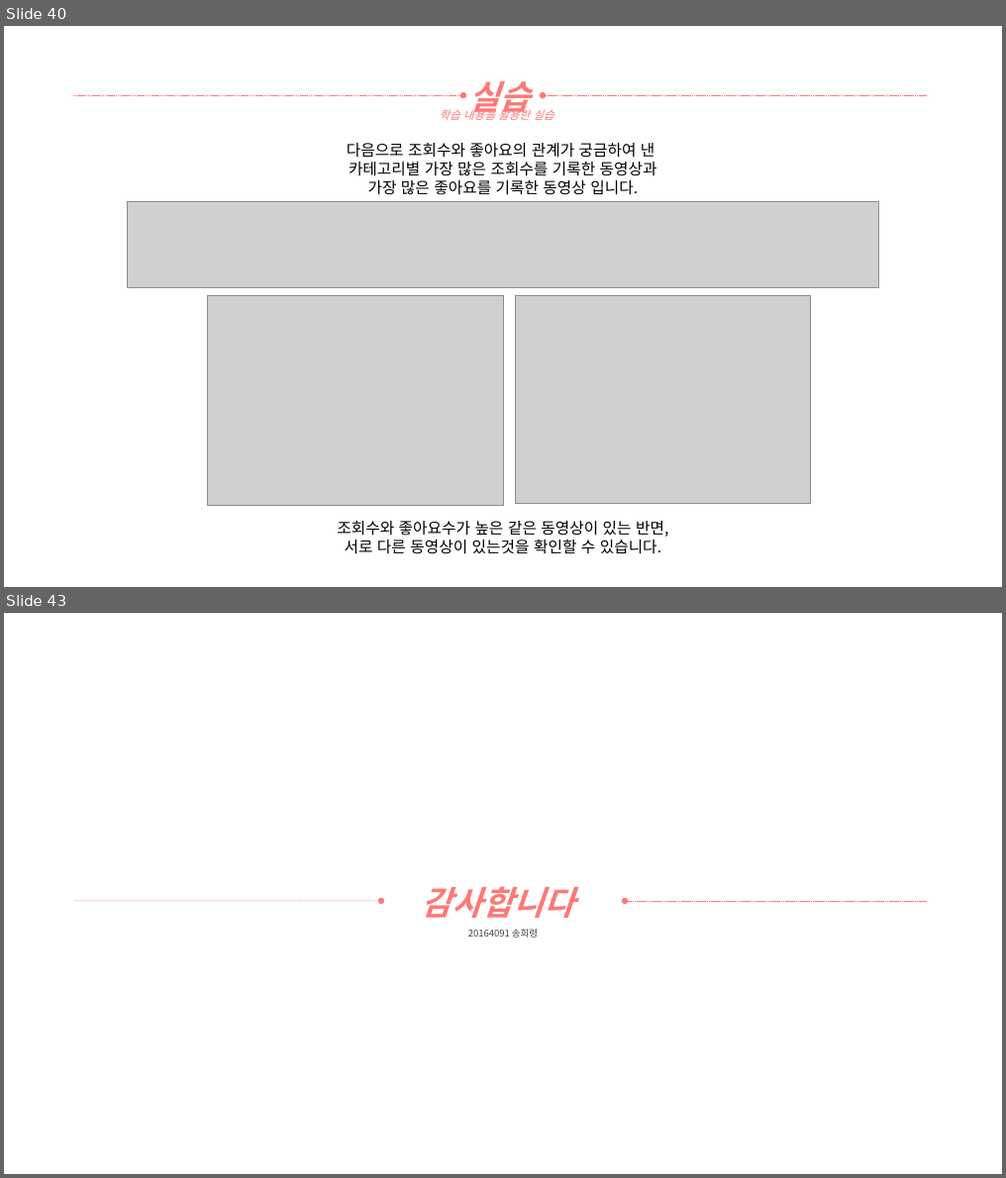
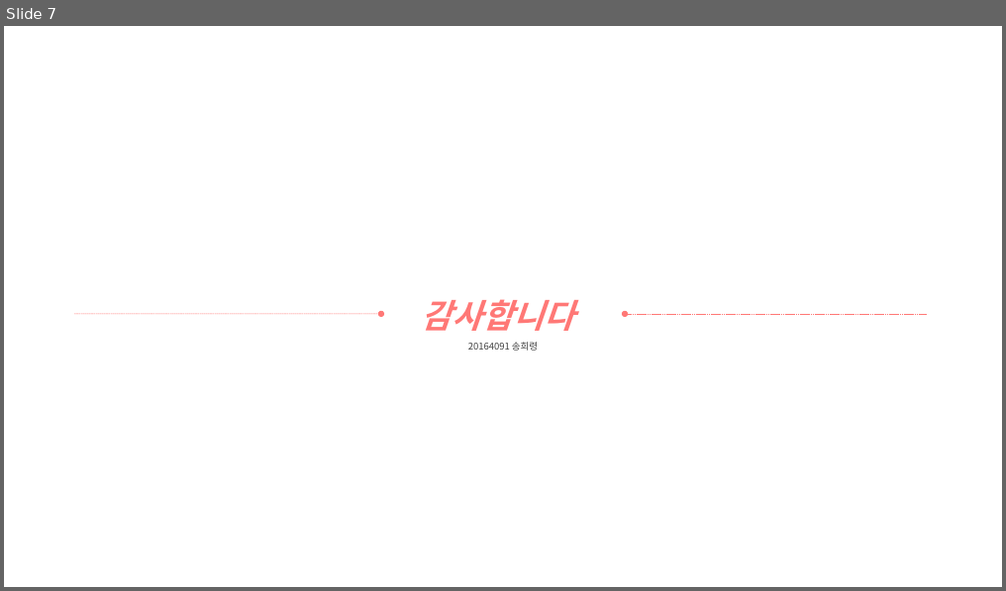
Before and after one commit to yooatom2200/Programing_Base_2, a slide deck: 1장/20164091-송희령-7주차 과제1.pptx. Shown one above the other, each under a label of ours: slides 40 and 43 before the commit, slide 7 after it; the slides between them are not shown. The pictures are 1006x1178 and 1006x591 pixels, drawn with LibreOffice and Linux fonts; fonts in the diff are those of the drawing; grey boxes stand for pictures. Boxes give left, top, right and bottom in pixels: in the first picture for what was removed or moved away, otherwise in the second. Text is boxed around its words. In the diff, an @@ line names an element or a change of style, - is before the commit and + after.

```diff
--- a/1장/20164091-송희령-7주차 과제1.pptx
+++ b/1장/20164091-송희령-7주차 과제1.pptx
@@ slide 40 removed at [4,26,1002,587], background #FFFFFF @@
@@ text removed at [469,81,531,119] @@
-실습
@@ arrow removed from (73, 95) to (463, 95) @@
@@ text removed at [439,107,553,120] @@
-학습 내용을 활용한 실습
@@ arrow removed from (927, 95) to (543, 95) @@
@@ text removed at [347,143,657,195] @@
-다음으로 조회수와 좋아요의 관계가 궁금하여 낸
-카테고리별 가장 많은 조회수를 기록한 동영상과
-가장 많은 좋아요를 기록한 동영상 입니다.
@@ picture removed at [128,202,878,288] @@
@@ picture removed at [208,295,503,505] @@
@@ picture removed at [515,295,811,503] @@
@@ text removed at [337,521,668,555] @@
-조회수와 좋아요수가 높은 같은 동영상이 있는 반면,
-서로 다른 동영상이 있는것을 확인할 수 있습니다.
@@ what was slide 43 is now slide 7 @@
```
Also in this commit, not shown: 1 slide changed, 5 slides added, 40 other slides removed, 3 other files.
